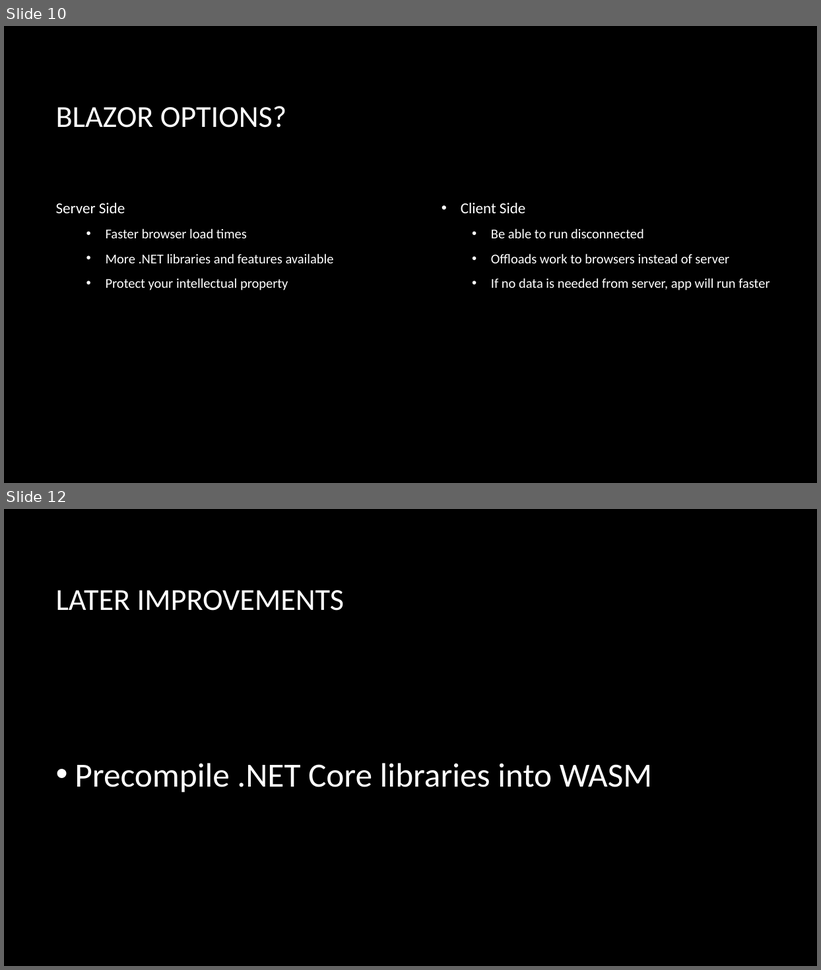
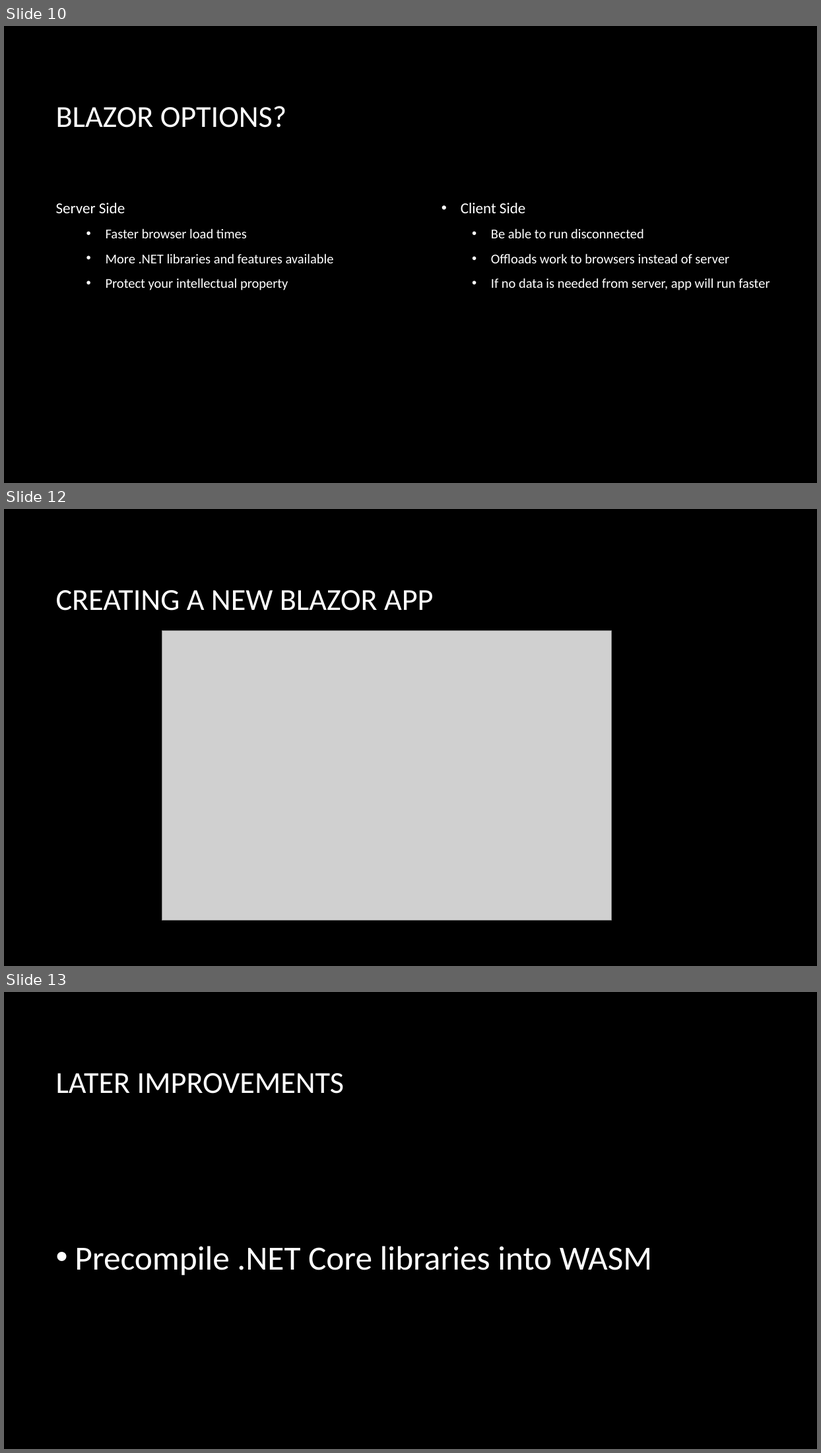
Before and after one commit to rtaylor72/BlazorSudoku, a slide deck: Blazor - No JavaScript.pptx. Shown one above the other, each under a label of ours: slides 10 and 12 before the commit, slides 10, 12 and 13 after it; the slides between them are not shown. The pictures are 821x970 and 821x1453 pixels, drawn with LibreOffice and Linux fonts; fonts in the diff are those of the drawing; grey boxes stand for pictures; background and template pictures are left out. Boxes give left, top, right and bottom in pixels: in the first picture for what was removed or moved away, otherwise in the second. Text is boxed around its words. In the diff, an @@ line names an element or a change of style, - is before the commit and + after.

```diff
--- a/Blazor - No JavaScript.pptx
+++ b/Blazor - No JavaScript.pptx
@@ slide 12 added at (x1=4, y1=509, x2=817, y2=966), background picture (left out) @@
@@ title added at (x1=56, y1=590, x2=433, y2=611), 36 pt, text #FFFFFF @@
+CREATING A NEW BLAZOR APP
@@ picture added at (x1=162, y1=630, x2=612, y2=921) @@
@@ what was slide 12 is now slide 13 @@
```
Also in this commit, not shown: 6 slides changed, 9 other files.
